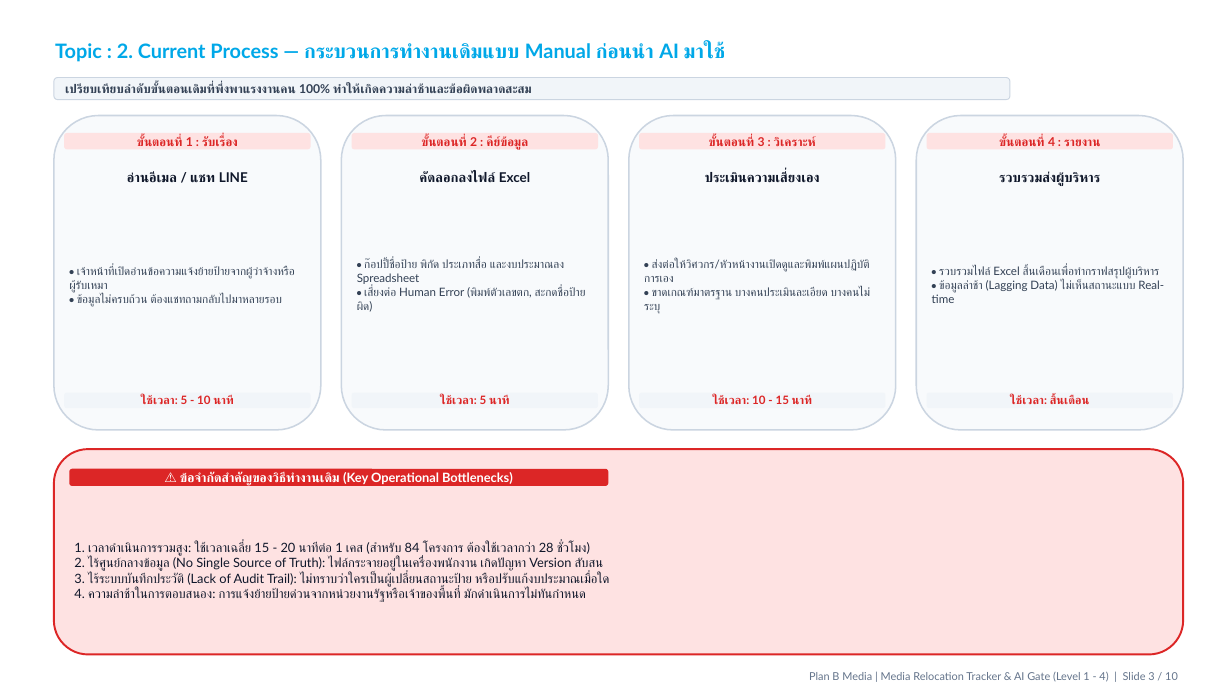
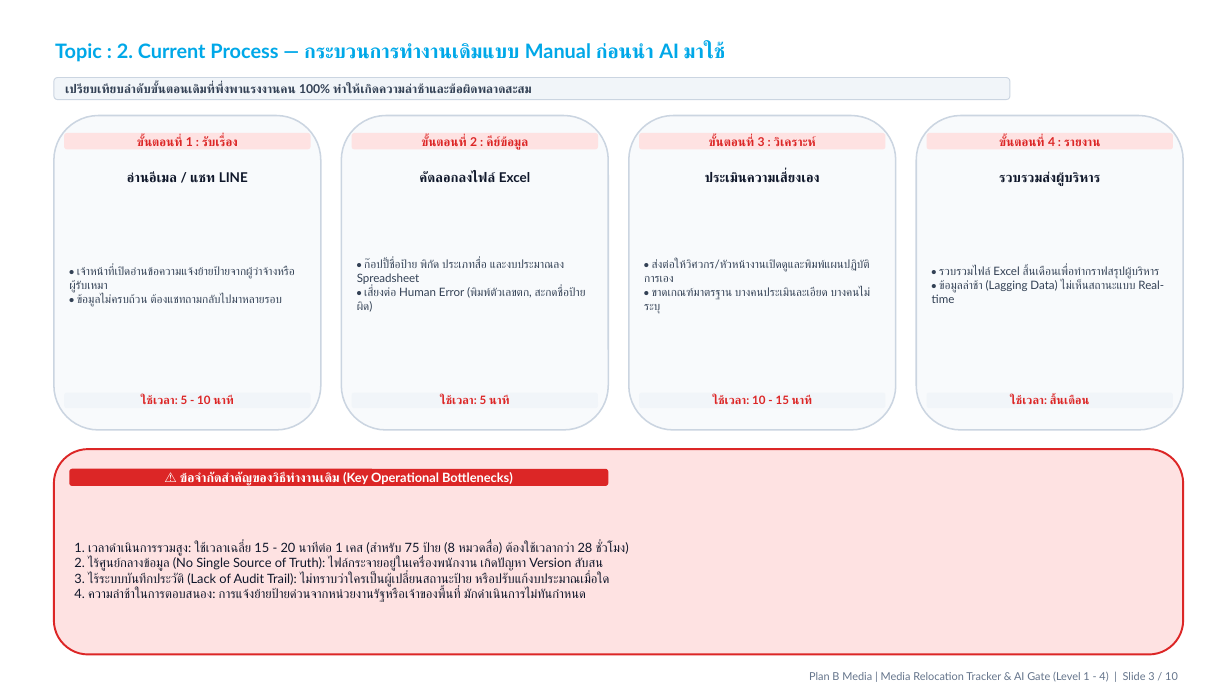
Before and after one commit to wasusangthong-sketch/media_relocation_dist, a slide deck: slide 3 of AI_Gate_Committee_Presentation_10slides.pptx. Drawn at 1232x693 pixels with LibreOffice and Linux fonts; fonts in the diff are those of the drawing; background and template pictures are left out. Boxes give left, top, right and bottom in pixels: in the first picture for what was removed or moved away, otherwise in the second. Text is boxed around its words. In the diff, an @@ line names an element or a change of style, - is before the commit and + after.

```diff
--- a/AI_Gate_Committee_Presentation_10slides.pptx
+++ b/AI_Gate_Committee_Presentation_10slides.pptx
@@ text at box(74, 542, 629, 556): text changed @@
-1. เวลาดำเนินการรวมสูง: ใช้เวลาเฉลี่ย 15 - 20 นาทีต่อ 1 เคส (สำหรับ 84 โครงการ ต้องใช้เวลากว่า 28 ชั่วโมง)
+1. เวลาดำเนินการรวมสูง: ใช้เวลาเฉลี่ย 15 - 20 นาทีต่อ 1 เคส (สำหรับ 75 ป้าย (8 หมวดสื่อ) ต้องใช้เวลากว่า 28 ชั่วโมง)
```
Also in this commit, not shown: 5 other slides changed, 1 other file.
